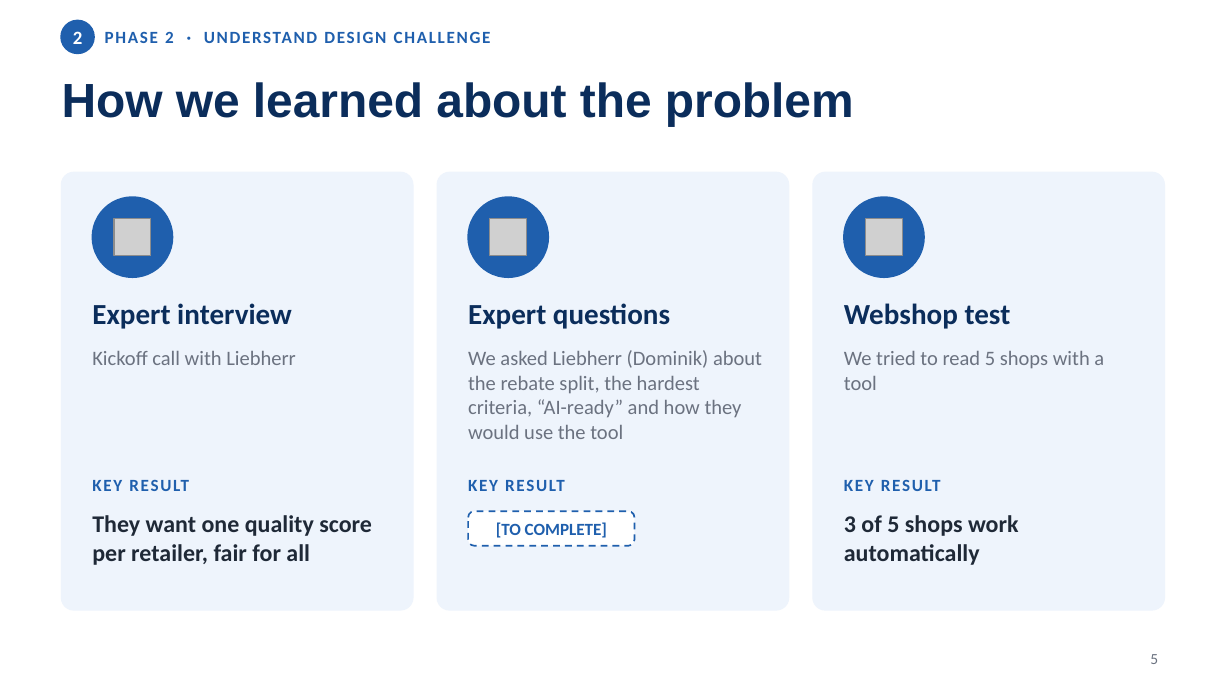
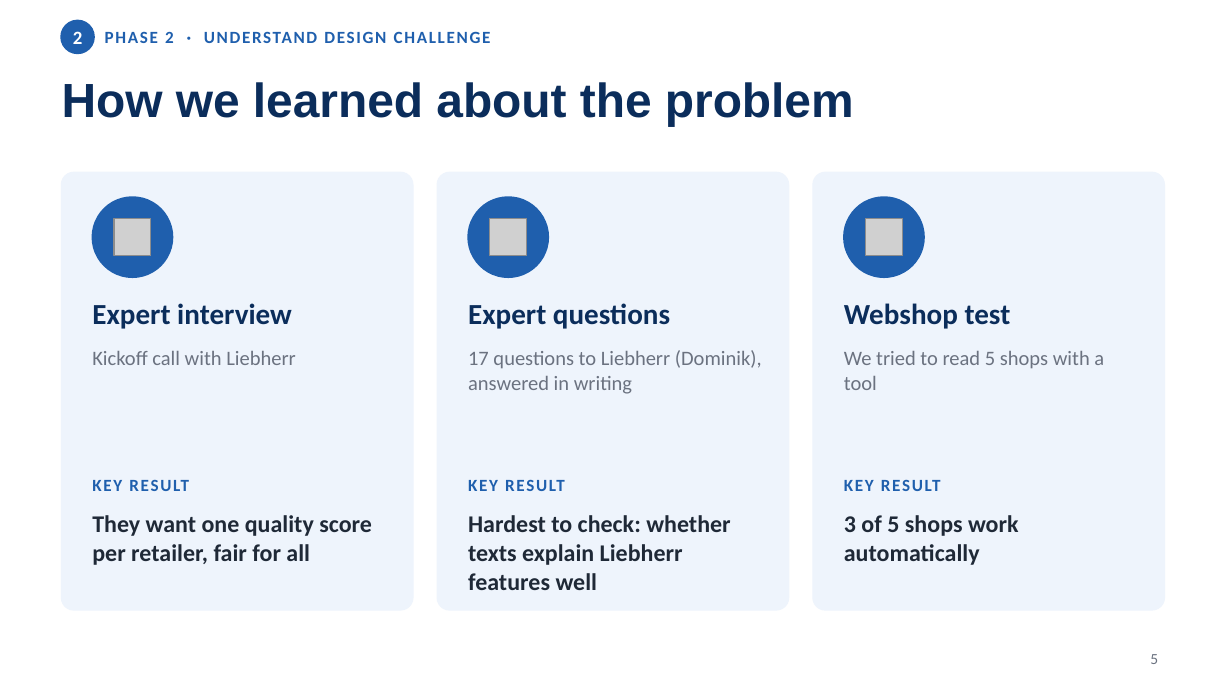
Before and after one commit to niv1999/liebherr-hackathon-2026, a slide deck: slide 5 of Liebherr5_DesignThinking_Journey.pptx. Drawn at 1232x693 pixels with LibreOffice and Linux fonts; fonts in the diff are those of the drawing; grey boxes stand for pictures. Boxes give left, top, right and bottom in pixels: in the first picture for what was removed or moved away, otherwise in the second. Text is boxed around its words. In the diff, an @@ line names an element or a change of style, - is before the commit and + after.

```diff
--- a/Liebherr5_DesignThinking_Journey.pptx
+++ b/Liebherr5_DesignThinking_Journey.pptx
@@ text at [468, 350, 762, 394]: text changed @@
-We asked Liebherr (Dominik) about the rebate split, the hardest criteria, “AI-ready” and how they would use the tool
+17 questions to Liebherr (Dominik), answered in writing
@@ rounded rectangle removed at [468, 511, 634, 546] @@
@@ text added at [468, 515, 730, 590], 14 pt, text #1F2937, bold @@
+Hardest to check: whether texts explain Liebherr features well
@@ text removed at [496, 522, 607, 538] @@
-[TO COMPLETE]
```
Also in this commit, not shown: 2 other slides changed, 3 slides added, 1 other file.
